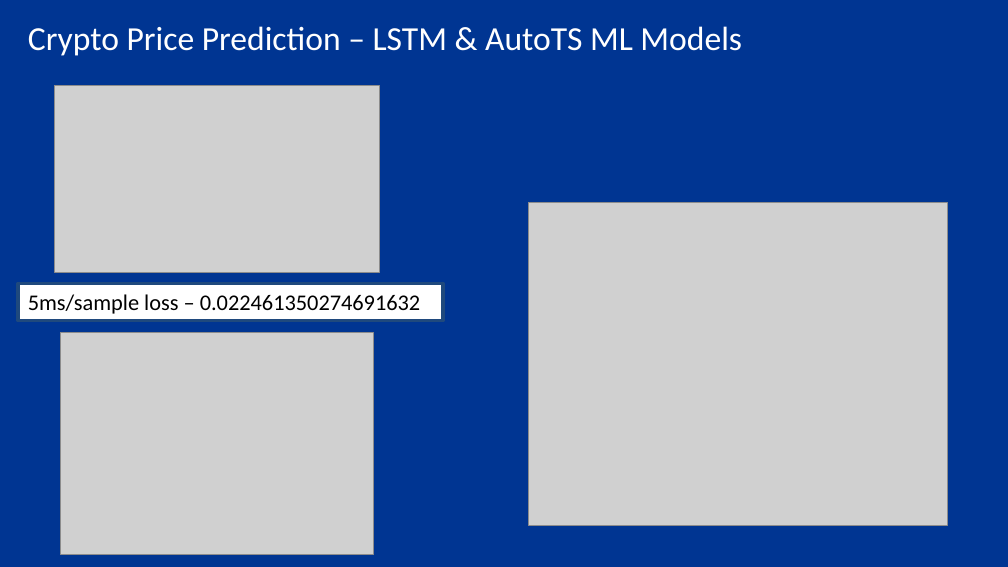
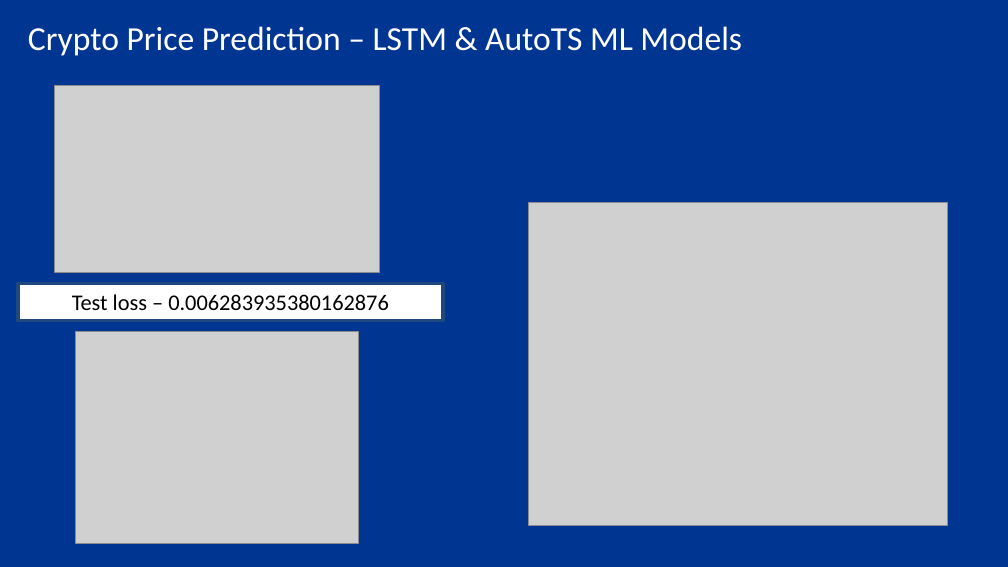
Before and after one commit to Fsalomon496/Crypto_Price_Prediction_Bot, a slide deck: slide 5 of Project_Two_XRP_Analysis.pptx. Drawn at 1008x567 pixels with LibreOffice and Linux fonts; fonts in the diff are those of the drawing; grey boxes stand for pictures. Boxes give left, top, right and bottom in pixels: in the first picture for what was removed or moved away, otherwise in the second. Text is boxed around its words. In the diff, an @@ line names an element or a change of style, - is before the commit and + after.

```diff
--- a/Project_Two_XRP_Analysis.pptx
+++ b/Project_Two_XRP_Analysis.pptx
@@ text in rectangle at <box>72,294,389,310</box>: text changed @@
-5ms/sample loss – 0.022461350274691632
+Test loss – 0.006283935380162876
@@ picture: place and size @@
-picture at <box>60,333,373,554</box>
+picture at <box>76,332,359,543</box>
```
Also in this commit, not shown: 3 slides added, 11 other files.
